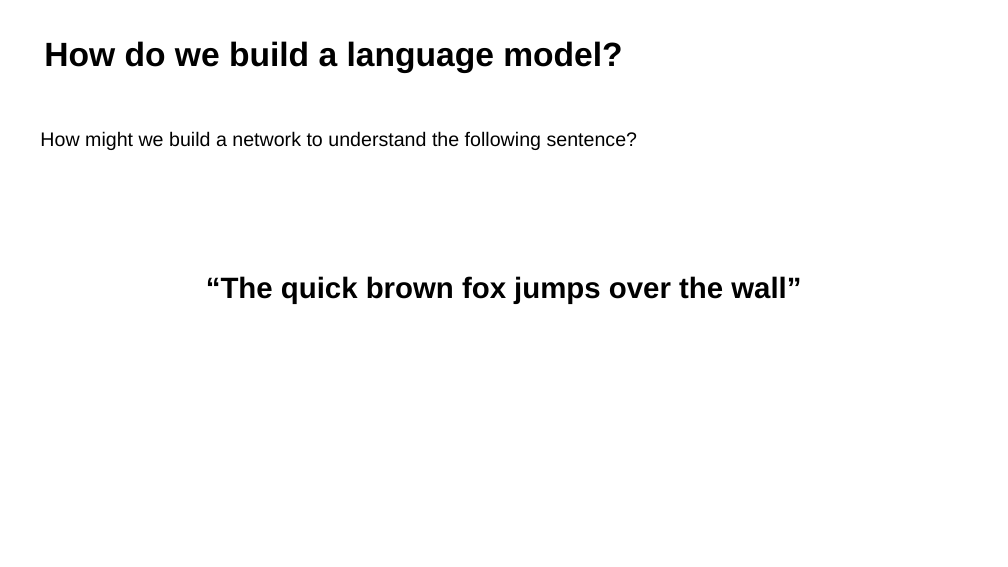
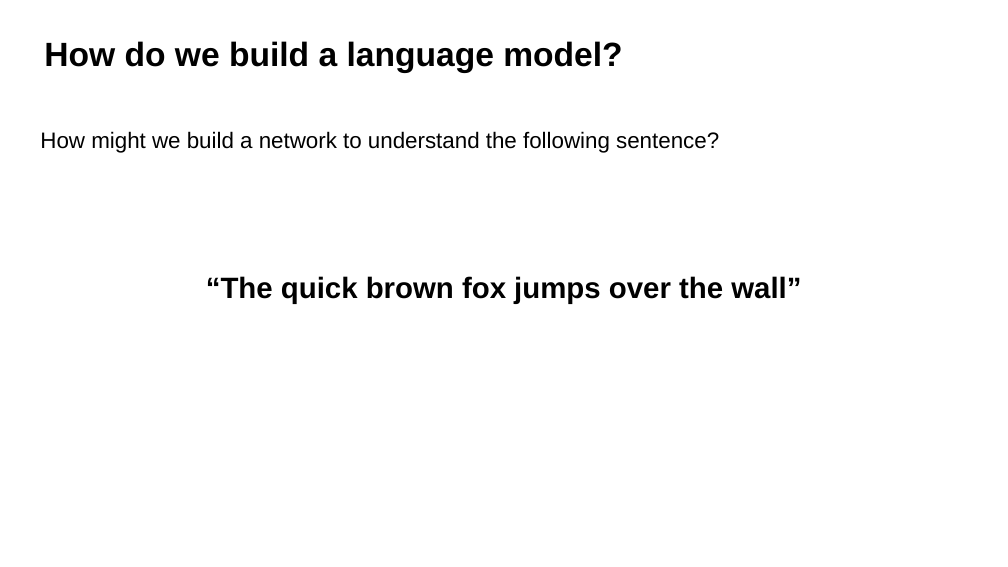
Before and after one commit to Benjamintdk/ML201, a slide deck: slide 7 of Natural Language Processing/Lesson 5_ Natural Language Processing Part 1.pptx. Drawn at 1008x567 pixels with LibreOffice and Linux fonts; fonts in the diff are those of the drawing. Boxes give left, top, right and bottom in pixels: in the first picture for what was removed or moved away, otherwise in the second. Text is boxed around its words. In the diff, an @@ line names an element or a change of style, - is before the commit and + after.

```diff
--- a/Natural Language Processing/Lesson 5_ Natural Language Processing Part 1.pptx
+++ b/Natural Language Processing/Lesson 5_ Natural Language Processing Part 1.pptx
@@ text "How might we build a ..." at [40,131,719,153]: size 14 to 16 pt @@
```
Also in this commit, not shown: 5 other slides changed.
